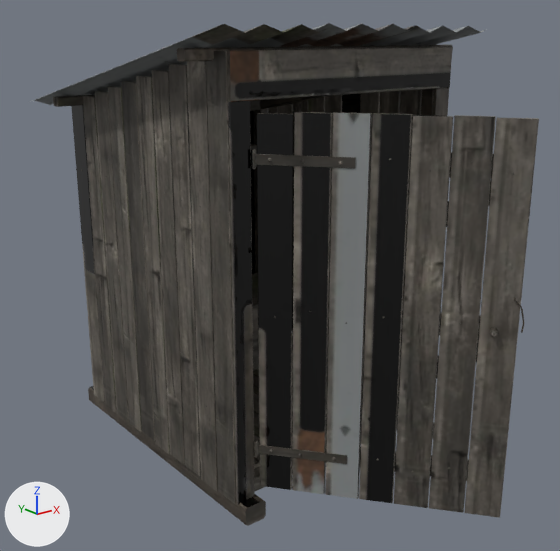
A saved change to the glTF model public/world/outhouse.glb.
One viewpoint serves both versions: a 50 mm lens placed at (-2.53, -3.41, 2.24), pointed at (-0.09, -0.36, 1.02). Every picture has the same lights, and +X, +Y and +Z are marked at lower left. The older version comes first. Vertices at exactly the same position are counted once.

The scene before the commit, as lines of its bpy script (objects in view):
```python
me_outhouse = bpy.data.meshes.new('outhouse')
me_outhouse.from_pydata(...)  # 2540 vertices, 3838 faces; spans x -0.86..0.82, y -1.71..0.96, z 0.0..2.28
me_outhouse.materials.append(mat_outhouse_baked)
ob_outhouse = bpy.data.objects.new('outhouse', me_outhouse)
ob_outhouse.location = (0.0, 0.0, 0.0)
```
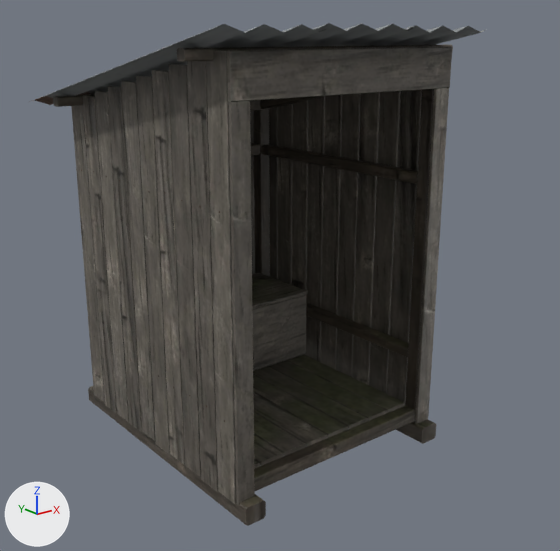
Edits to the scene script, one JSON object a line:
```json
{"block": "me_outhouse", "where": "# used by ob_outhouse; location = (0.0, 0.0, 0.0)"}
{"op": "remove", "block": "me_outhouse", "code": "me_outhouse.from_pydata(...)  # 2540 vertices, 3838 faces; spans x -0.86..0.82, y -1.71..0.96, z 0.0..2.28"}
{"op": "add", "block": "me_outhouse", "code": "me_outhouse.from_pydata(...)  # 1781 vertices, 2624 faces; spans x -0.86..0.82, y -0.94..0.96, z 0.0..2.28"}
{"block": "me_outhouse", "change": "me_outhouse part 1: 47 loose pieces with 746 vertices, spanning x -0.61..0.14, y -1.71..-0.74, z 0.16..1.93, are deleted"}
{"block": "me_outhouse", "change": "me_outhouse part 2: 2608 kept faces spanning x -0.86..0.82, y -0.94..0.96, z 0.0..2.28 get new texture (UV) coordinates"}
{"block": "me_outhouse", "change": "other edits to the shape of me_outhouse do not show in these pictures"}
```

Boxes (x1, y1, x2, y2) around the edits, measured in the pictures (560 x 551 px):
```json
{"object": "outhouse", "change": "reshaped", "before": [30, 23, 539, 526], "after": [30, 23, 487, 526], "on screen": "10% narrower"}
{"part": 1, "of": "me_outhouse", "change": "deleted", "before": [251, 112, 539, 518]}
{"part": 2, "of": "me_outhouse", "change": "surface changed", "before": [35, 23, 453, 526], "after": [35, 23, 453, 526], "on screen": "lighter"}
```
